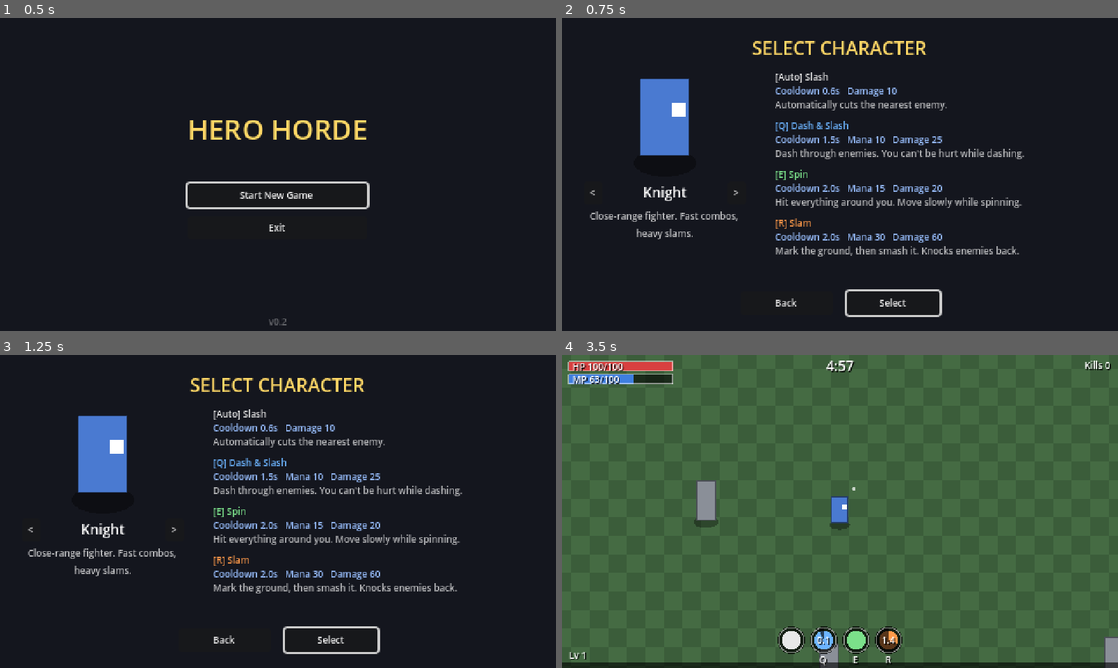
Above: before the commit, frames 1-4 (two rows, left to right).
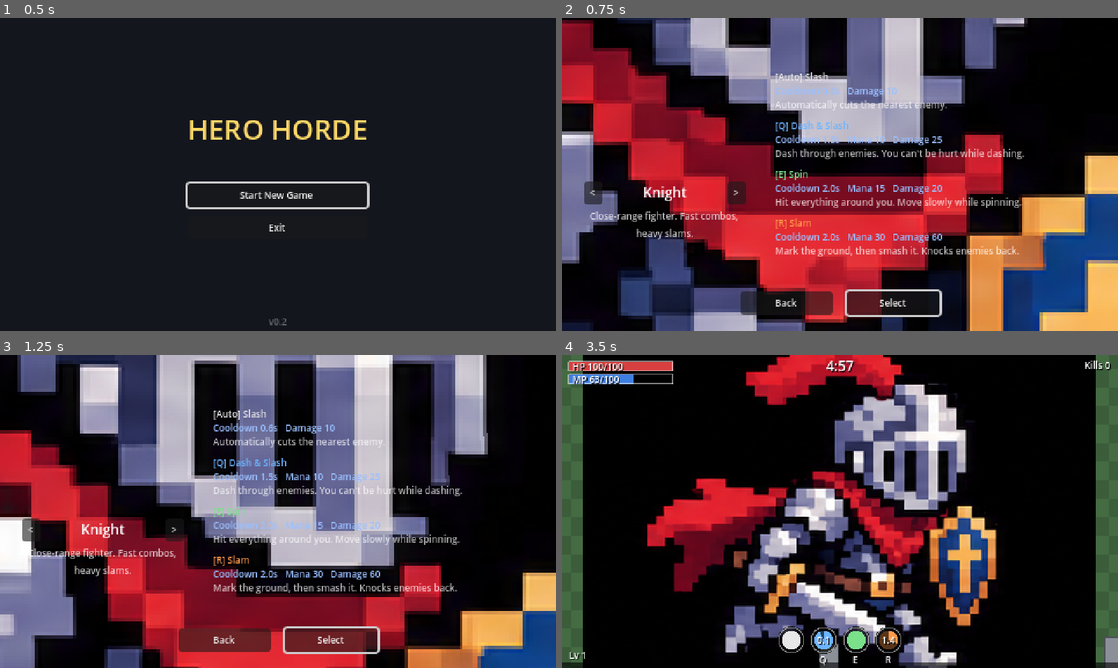
Above: after the commit, the same moments.

Repository: boki-io/game
Game: Godot game, scene res://scenes/main_menu.tscn
Two runs of this game, one before a commit and one after it. Both use one fixed random seed, a clock stepped at 60 frames per second and the inputs below.
Inputs (mouse positions are in pixels of both pictures, inside the frame that each line leads up to):
- Up to frame 1 (0.5 s): no input
- Up to frame 2 (0.75 s): click "Start New Game" at 0.5 s
- Up to frame 3 (1.25 s): no input
- Up to frame 4 (3.5 s): tap Enter at 1.25 s; move the mouse to (962, 495) at 1.27 s; hold D (move_right) 1.28-2.03 s; tap E (ability_e) at 1.35 s; move the mouse to (728, 527) at 2.02 s; hold S (move_down) 2.03-2.78 s; tap Q (ability_q) at 2.1 s; move the mouse to (895, 442) at 2.77 s; hold D (move_right) from 2.78 s (still down); tap R (ability_r) at 2.85 s

Frame 1 is identical in both runs. In frame 2, 80% of the frame differs, in the area x 0-100%, y 0-100%; in frame 3, 80%; in frame 4, 90%, in the area x 3-96%, y 0-100%.

Commit message:
WIP: Knight idle and walk animation frames (raw sheets, not yet cleaned up)
Co-Authored-By: Claude Sonnet 5.5 <noreply@anthropic.com>

Diff:
--- a/data/characters/knight.tres
+++ b/data/characters/knight.tres
@@ -1,11 +1,13 @@
-[gd_resource type="Resource" script_class="CharacterData" format=3]
+[gd_resource type="Resource" script_class="CharacterData" format=3 uid="uid://djih0sxdoc785"]
 
-[ext_resource type="Script" path="res://scripts/characters/character_data.gd" id="1"]
-[ext_resource type="Resource" path="res://data/abilities/slash.tres" id="2"]
-[ext_resource type="Resource" path="res://data/abilities/dash_slash.tres" id="3"]
-[ext_resource type="Resource" path="res://data/abilities/spin.tres" id="4"]
-[ext_resource type="Resource" path="res://data/abilities/slam.tres" id="5"]
-[ext_resource type="Script" path="res://scripts/upgrades/upgrade_data.gd" id="6"]
+[ext_resource type="Script" uid="uid://8bprws4ovlx8" path="res://scripts/characters/character_data.gd" id="1"]
+[ext_resource type="Resource" uid="uid://dmha2e8tewkd0" path="res://data/abilities/slash.tres" id="2"]
+[ext_resource type="Resource" uid="uid://bkmg07krli16a" path="res://data/abilities/dash_slash.tres" id="3"]
+[ext_resource type="Resource" uid="uid://cnkssijhv7grh" path="res://data/abilities/spin.tres" id="4"]
+[ext_resource type="Resource" uid="uid://cyf1pw0bbgbhd" path="res://data/abilities/slam.tres" id="5"]
+[ext_resource type="Script" uid="uid://begtommhxs2ap" path="res://scripts/upgrades/upgrade_data.gd" id="6"]
+[ext_resource type="Texture2D" uid="uid://cjnfhtjjnwfjm" path="res://assets/sprites/Pixel Knight Idle Animation Sheet.png" id="6_6bk5q"]
+[ext_resource type="Texture2D" uid="uid://d1ycj51kp6xsk" path="res://assets/sprites/walk.png" id="7_jw5i6"]
 [ext_resource type="Resource" path="res://data/upgrades/slash_arc.tres" id="u0"]
 [ext_resource type="Resource" path="res://data/upgrades/slash_speed.tres" id="u1"]
 [ext_resource type="Resource" path="res://data/upgrades/slash_damage.tres" id="u2"]
@@ -19,12 +21,123 @@
 [ext_resource type="Resource" path="res://data/upgrades/slam_stun.tres" id="u10"]
 [ext_resource type="Resource" path="res://data/upgrades/slam_damage.tres" id="u11"]
 [ext_resource type="Resource" path="res://data/upgrades/max_hp.tres" id="u12"]
-[ext_resource type="Resource" path="res://data/upgrades/mana_regen.tres" id="u13"]
+[ext_resource type="Resource" uid="uid://cmvlbubwkvwmm" path="res://data/upgrades/mana_regen.tres" id="u13"]
 [ext_resource type="Resource" path="res://data/upgrades/max_mana.tres" id="u14"]
 [ext_resource type="Resource" path="res://data/upgrades/move_speed.tres" id="u15"]
 [ext_resource type="Resource" path="res://data/upgrades/pickup_radius.tres" id="u16"]
 [ext_resource type="Resource" path="res://data/upgrades/damage.tres" id="u17"]
 [ext_resource type="Resource" path="res://data/upgrades/dash_chain.tres" id="u18"]
+
+[sub_resource type="AtlasTexture" id="AtlasTexture_8mstd"]
+atlas = ExtResource("6_6bk5q")
+region = Rect2(0, 0, 509, 490)
+
+[sub_resource type="AtlasTexture" id="AtlasTexture_hd38t"]
+atlas = ExtResource("6_6bk5q")
+region = Rect2(509, 0, 509, 490)
+
+[sub_resource type="AtlasTexture" id="AtlasTexture_yfyjg"]
+atlas = ExtResource("6_6bk5q")
+region = Rect2(1018, 0, 509, 490)
+
+[sub_resource type="AtlasTexture" id="AtlasTexture_a0dw7"]
+atlas = ExtResource("6_6bk5q")
+region = Rect2(0, 490, 509, 490)
+
+[sub_resource type="AtlasTexture" id="AtlasTexture_2wux0"]
+atlas = ExtResource("6_6bk5q")
+region = Rect2(509, 490, 509, 490)
+
+[sub_resource type="AtlasTexture" id="AtlasTexture_lp2ok"]
+atlas = ExtResource("6_6bk5q")
+region = Rect2(1018, 490, 509, 490)
+
+[sub_resource type="AtlasTexture" id="AtlasTexture_2plv3"]
+atlas = ExtResource("7_jw5i6")
+region = Rect2(0, 0, 443, 443)
+
+[sub_resource type="AtlasTexture" id="AtlasTexture_exljj"]
+atlas = ExtResource("7_jw5i6")
+region = Rect2(443, 0, 443, 443)
+
+[sub_resource type="AtlasTexture" id="AtlasTexture_y03fl"]
+atlas = ExtResource("7_jw5i6")
+region = Rect2(886, 0, 443, 443)
+
+[sub_resource type="AtlasTexture" id="AtlasTexture_lak3q"]
+atlas = ExtResource("7_jw5i6")
+region = Rect2(1329, 0, 443, 443)
+
+[sub_resource type="AtlasTexture" id="AtlasTexture_uln54"]
+atlas = ExtResource("7_jw5i6")
+region = Rect2(0, 443, 443, 443)
+
+[sub_resource type="AtlasTexture" id="AtlasTexture_kecc6"]
+atlas = ExtResource("7_jw5i6")
+region = Rect2(443, 443, 443, 443)
+
+[sub_resource type="AtlasTexture" id="AtlasTexture_2lnbg"]
+atlas = ExtResource("7_jw5i6")
+region = Rect2(886, 443, 443, 443)
+
+[sub_resource type="AtlasTexture" id="AtlasTexture_05mke"]
+atlas = ExtResource("7_jw5i6")
+region = Rect2(1329, 443, 443, 443)
+
+[sub_resource type="SpriteFrames" id="SpriteFrames_odoyr"]
+animations = [{
+"frames": [{
+"duration": 1.0,
+"texture": SubResource("AtlasTexture_8mstd")
+}, {
+"duration": 1.0,
+"texture": SubResource("AtlasTexture_hd38t")
+}, {
+"duration": 1.0,
+"texture": SubResource("AtlasTexture_yfyjg")
+}, {
+"duration": 1.0,
+"texture": SubResource("AtlasTexture_a0dw7")
+}, {
+"duration": 1.0,
+"texture": SubResource("AtlasTexture_2wux0")
+}, {
+"duration": 1.0,
+"texture": SubResource("AtlasTexture_lp2ok")
+}],
+"loop": 1,
+"name": &"idle",
+"speed": 5.0
+}, {
+"frames": [{
+"duration": 1.0,
+"texture": SubResource("AtlasTexture_2plv3")
+}, {
+"duration": 1.0,
+"texture": SubResource("AtlasTexture_exljj")
+}, {
+"duration": 1.0,
+"texture": SubResource("AtlasTexture_y03fl")
+}, {
+"duration": 1.0,
+"texture": SubResource("AtlasTexture_lak3q")
+}, {
+"duration": 1.0,
+"texture": SubResource("AtlasTexture_uln54")
+}, {
+"duration": 1.0,
+"texture": SubResource("AtlasTexture_kecc6")
+}, {
+"duration": 1.0,
+"texture": SubResource("AtlasTexture_2lnbg")
+}, {
+"duration": 1.0,
+"texture": SubResource("AtlasTexture_05mke")
+}],
+"loop": 1,
+"name": &"walk",
+"speed": 5.0
+}]
 
 [resource]
 script = ExtResource("1")
@@ -32,8 +145,7 @@
 display_name = "Knight"
 description = "Close-range fighter. Fast combos, heavy slams."
 body_color = Color(0.29, 0.48, 0.82, 1)
-max_hp = 100.0
-move_speed = 90.0
+sprite_frames = SubResource("SpriteFrames_odoyr")
 ability_auto = ExtResource("2")
 ability_q = ExtResource("3")
 ability_e = ExtResource("4")
Binary file added: assets/sprites/Pixel Knight Idle Animation Sheet.png
Not shown, added: assets/sprites/Pixel Knight Idle Animation Sheet.png.import
Binary file added: assets/sprites/walk.png
Not shown, added: assets/sprites/walk.png.import
